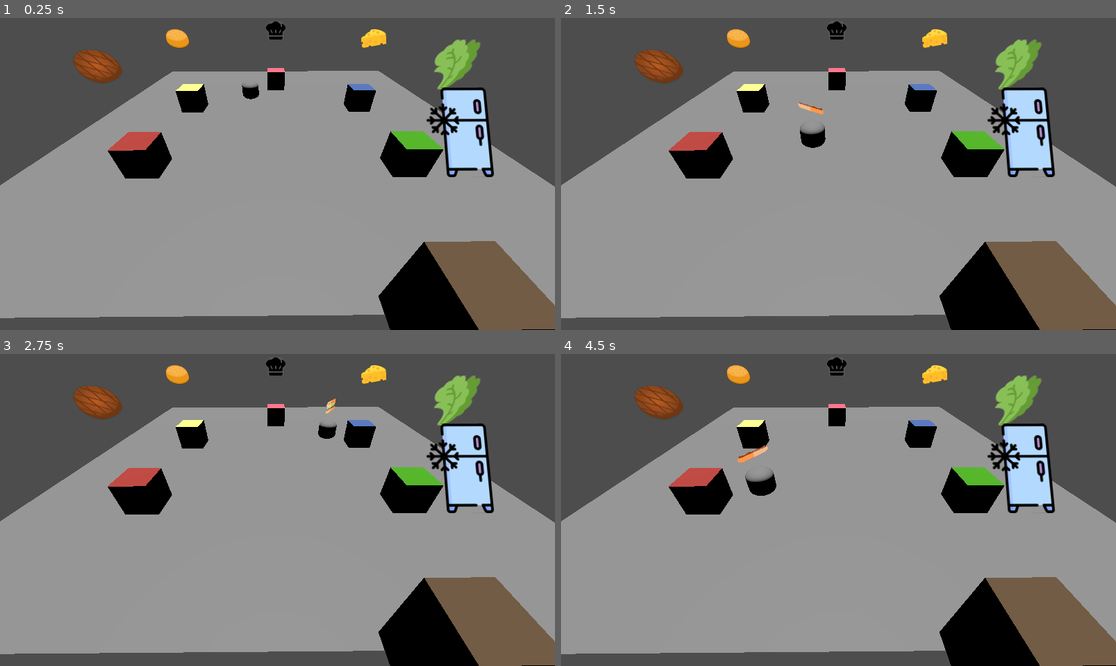
Above: before the commit, frames 1-4 (two rows, left to right).
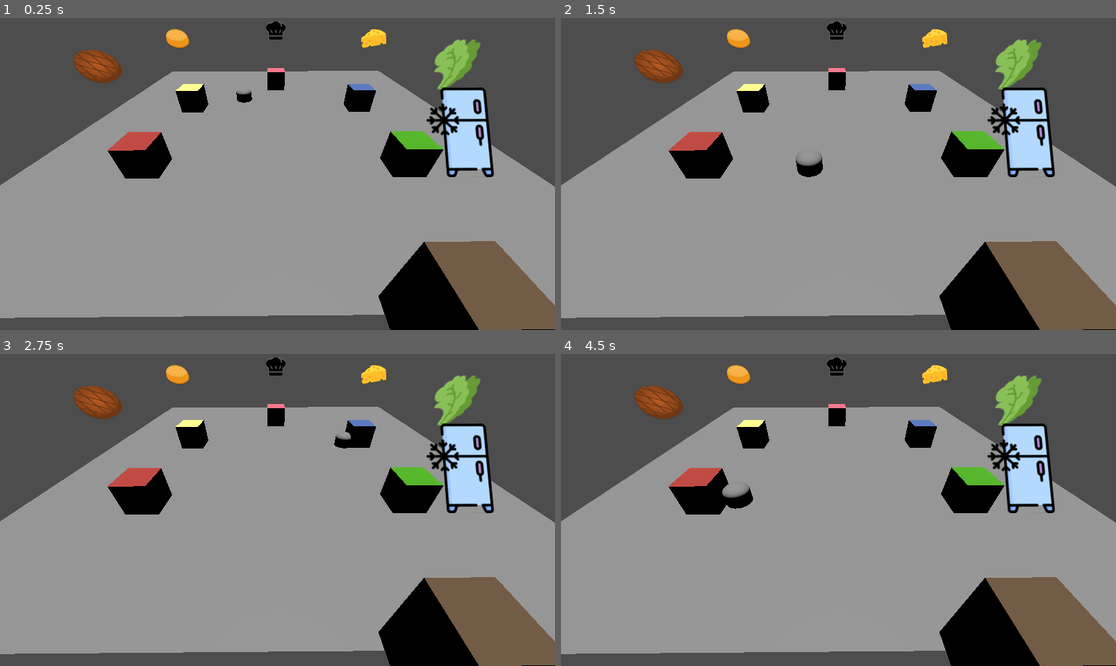
Above: after the commit, the same moments.

Repository: NathanBrx/Undercooked
Game: Godot game, scene res://node_3d.tscn
The game is run twice, just before and just after one commit, with the same random seed, the same clock (stepped at 60 frames per second) and the same inputs.
Inputs:
- Up to frame 1 (0.25 s): no input
- Up to frame 2 (1.5 s): no input
- Up to frame 3 (2.75 s): no input
- Up to frame 4 (4.5 s): no input

The runs differ from the first frame. In frame 1, 0.2% of the frame differs, in the area x 42-47%, y 21-28%; in frame 2, 0.5%; in frame 3, 0.3%; in frame 4, 0.6%, in the area x 29-39%, y 29-50%.

Commit message:
Stations code

Diff:
--- a/main/game_manager.tscn
+++ b/main/game_manager.tscn
@@ -99,7 +99,7 @@
 script = ExtResource("6_le433")
 
 [node name="CharacterBody3D" type="CharacterBody3D" parent="Path3D/PathFollow3D" node_paths=PackedStringArray("sprite") groups=["Agents"]]
-transform = Transform3D(1.1177285, 0, 1.6523663, 0, 1, 0, -1.6390588, 0, 1.1268033, -2.1617365, 1.3713167, -0.09108853)
+transform = Transform3D(1.1177285, 0, 1.6523663, 0, 1, 0, -1.6390588, 0, 1.1268033, 0, 0, 0)
 script = ExtResource("7_2tadr")
 sprite = NodePath("MeshInstance3D/Sprite3D")
 
--- a/main/station.gd
+++ b/main/station.gd
@@ -1,4 +1,49 @@
 extends Node3D
+
+var ingredient_ready: bool = false
+var preping_bool: bool = false
+var rng: RandomNumberGenerator = RandomNumberGenerator.new()
+var timer: Timer = Timer.new()
+
+# --- Initialisation ---
+func _ready():
+	# 1. Ajouter le Timer à l'arborescence pour qu'il fonctionne
+	add_child(timer)
+
+	# 2. Rendre le Timer 'one-shot' (il ne s'exécute qu'une fois)
+	timer.one_shot = true
+
+	# 3. Connecter le signal timeout à la fonction de fi
+	timer.timeout.connect(_on_preping_timer_timeout)
+
+# --- Logique de l'Aire d'Interaction ---
 func _on_area_pain_body_entered(body: Node3D) -> void:
-	if body.is_in_group("Agents") :
+	if body.is_in_group("Agents") and not preping_bool:
+		preping() # Démarre le processus de préparation
+	elif body.is_in_group("Agents") and ingredient_ready :
 		body.sprite.texture = load("res://ressources/burger/1.png")
+
+# --- Logique de Préparation (Lancement du Timer Aléatoire) ---
+func preping() -> void:
+	preping_bool = true
+
+	# Définir une plage aléatoire, par exemple entre 2.0 et 5.0 secondes
+	var temps_attente_aleatoire: float = rng.randf_range(4.0, 15.0)
+
+	print("Préparation démarrée. Temps d'attente : ", temps_attente_aleatoire, "s.")
+
+	# Configurer le temps du Timer
+	timer.wait_time = temps_attente_aleatoire
+
+	# Lancer le Timer
+	timer.start()
+
+# --- Fonction Exécutée à la Fin du Timer ---
+func _on_preping_timer_timeout() -> void:
+	print("Ingrédient prêt !")
+
+	# Mettre à jour les booléens d'état
+	ingredient_ready = true
+	preping_bool = false
+
+	# Mettez ici le code pour changer le sprite, notifier l'agent, etc.
--- a/main/station_depot_manager.gd
+++ b/main/station_depot_manager.gd
@@ -1,5 +1,5 @@
 extends Node3D
-
+var inventory:Array = []
 func _on_area_depot_body_entered(body: Node3D) -> void:
 	body.current_station = self
 	if body.is_in_group("Agents") :
--- a/main/station_fromage_manager.gd
+++ b/main/station_fromage_manager.gd
@@ -1,6 +1,49 @@
 extends Node3D
 
-func _on_area_fromage_body_entered(body: Node3D) -> void:
+var ingredient_ready: bool = false
+var preping_bool: bool = false
+var rng: RandomNumberGenerator = RandomNumberGenerator.new()
+var timer: Timer = Timer.new()
 
-	if body.is_in_group("Agents") :
+# --- Initialisation ---
+func _ready():
+	# 1. Ajouter le Timer à l'arborescence pour qu'il fonctionne
+	add_child(timer)
+
+	# 2. Rendre le Timer 'one-shot' (il ne s'exécute qu'une fois)
+	timer.one_shot = true
+
+	# 3. Connecter le signal timeout à la fonction de fi
+	timer.timeout.connect(_on_preping_timer_timeout)
+
+# --- Logique de l'Aire d'Interaction ---
+func _on_area_pain_body_entered(body: Node3D) -> void:
+	if body.is_in_group("Agents") and not preping_bool:
+		preping() # Démarre le processus de préparation
+	elif body.is_in_group("Agents") and ingredient_ready :
 		body.sprite.texture = load("res://ressources/burger/4.png")
+
+# --- Logique de Préparation (Lancement du Timer Aléatoire) ---
+func preping() -> void:
+	preping_bool = true
+
+	# Définir une plage aléatoire, par exemple entre 2.0 et 5.0 secondes
+	var temps_attente_aleatoire: float = rng.randf_range(4.0, 15.0)
+
+	print("Préparation démarrée. Temps d'attente : ", temps_attente_aleatoire, "s.")
+
+	# Configurer le temps du Timer
+	timer.wait_time = temps_attente_aleatoire
+
+	# Lancer le Timer
+	timer.start()
+
+# --- Fonction Exécutée à la Fin du Timer ---
+func _on_preping_timer_timeout() -> void:
+	print("Ingrédient prêt !")
+
+	# Mettre à jour les booléens d'état
+	ingredient_ready = true
+	preping_bool = false
+
+	# Mettez ici le code pour changer le sprite, notifier l'agent, etc.
--- a/main/station_salade_manager.gd
+++ b/main/station_salade_manager.gd
@@ -1,6 +1,49 @@
 extends Node3D
 
-func _on_area_salade_body_entered(body: Node3D) -> void:
+var ingredient_ready: bool = false
+var preping_bool: bool = false
+var rng: RandomNumberGenerator = RandomNumberGenerator.new()
+var timer: Timer = Timer.new()
 
-	if body.is_in_group("Agents") :
+# --- Initialisation ---
+func _ready():
+	# 1. Ajouter le Timer à l'arborescence pour qu'il fonctionne
+	add_child(timer)
+
+	# 2. Rendre le Timer 'one-shot' (il ne s'exécute qu'une fois)
+	timer.one_shot = true
+
+	# 3. Connecter le signal timeout à la fonction de fi
+	timer.timeout.connect(_on_preping_timer_timeout)
+
+# --- Logique de l'Aire d'Interaction ---
+func _on_area_pain_body_entered(body: Node3D) -> void:
+	if body.is_in_group("Agents") and not preping_bool:
+		preping() # Démarre le processus de préparation
+	elif body.is_in_group("Agents") and ingredient_ready :
 		body.sprite.texture = load("res://ressources/burger/3.png")
+
+# --- Logique de Préparation (Lancement du Timer Aléatoire) ---
+func preping() -> void:
+	preping_bool = true
+
+	# Définir une plage aléatoire, par exemple entre 2.0 et 5.0 secondes
+	var temps_attente_aleatoire: float = rng.randf_range(4.0, 15.0)
+
+	print("Préparation démarrée. Temps d'attente : ", temps_attente_aleatoire, "s.")
+
+	# Configurer le temps du Timer
+	timer.wait_time = temps_attente_aleatoire
+
+	# Lancer le Timer
+	timer.start()
+
+# --- Fonction Exécutée à la Fin du Timer ---
+func _on_preping_timer_timeout() -> void:
+	print("Ingrédient prêt !")
+
+	# Mettre à jour les booléens d'état
+	ingredient_ready = true
+	preping_bool = false
+
+	# Mettez ici le code pour changer le sprite, notifier l'agent, etc.
--- a/main/station_steak_manager.gd
+++ b/main/station_steak_manager.gd
@@ -1,7 +1,49 @@
 extends Node3D
-var cook_timer:Timer
 
-func _on_area_steak_body_entered(body: Node3D) -> void:
+var ingredient_ready: bool = false
+var preping_bool: bool = false
+var rng: RandomNumberGenerator = RandomNumberGenerator.new()
+var timer: Timer = Timer.new()
 
-	if body.is_in_group("Agents") :
+# --- Initialisation ---
+func _ready():
+	# 1. Ajouter le Timer à l'arborescence pour qu'il fonctionne
+	add_child(timer)
+
+	# 2. Rendre le Timer 'one-shot' (il ne s'exécute qu'une fois)
+	timer.one_shot = true
+
+	# 3. Connecter le signal timeout à la fonction de fi
+	timer.timeout.connect(_on_preping_timer_timeout)
+
+# --- Logique de l'Aire d'Interaction ---
+func _on_area_pain_body_entered(body: Node3D) -> void:
+	if body.is_in_group("Agents") and not preping_bool:
+		preping() # Démarre le processus de préparation
+	elif body.is_in_group("Agents") and ingredient_ready :
 		body.sprite.texture = load("res://ressources/burger/2.png")
+
+# --- Logique de Préparation (Lancement du Timer Aléatoire) ---
+func preping() -> void:
+	preping_bool = true
+
+	# Définir une plage aléatoire, par exemple entre 2.0 et 5.0 secondes
+	var temps_attente_aleatoire: float = rng.randf_range(4.0, 15.0)
+
+	print("Préparation démarrée. Temps d'attente : ", temps_attente_aleatoire, "s.")
+
+	# Configurer le temps du Timer
+	timer.wait_time = temps_attente_aleatoire
+
+	# Lancer le Timer
+	timer.start()
+
+# --- Fonction Exécutée à la Fin du Timer ---
+func _on_preping_timer_timeout() -> void:
+	print("Ingrédient prêt !")
+
+	# Mettre à jour les booléens d'état
+	ingredient_ready = true
+	preping_bool = false
+
+	# Mettez ici le code pour changer le sprite, notifier l'agent, etc.
